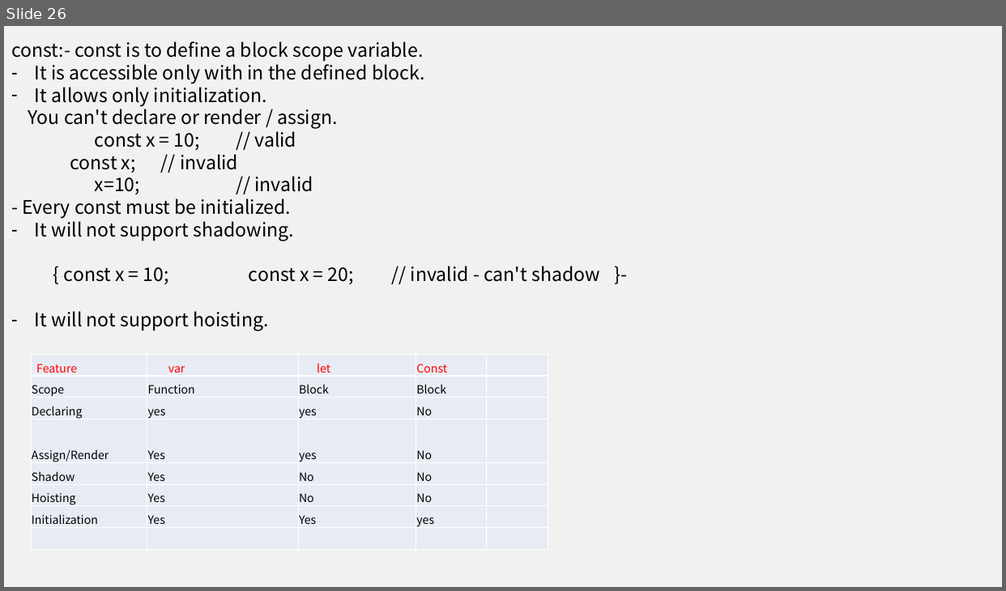
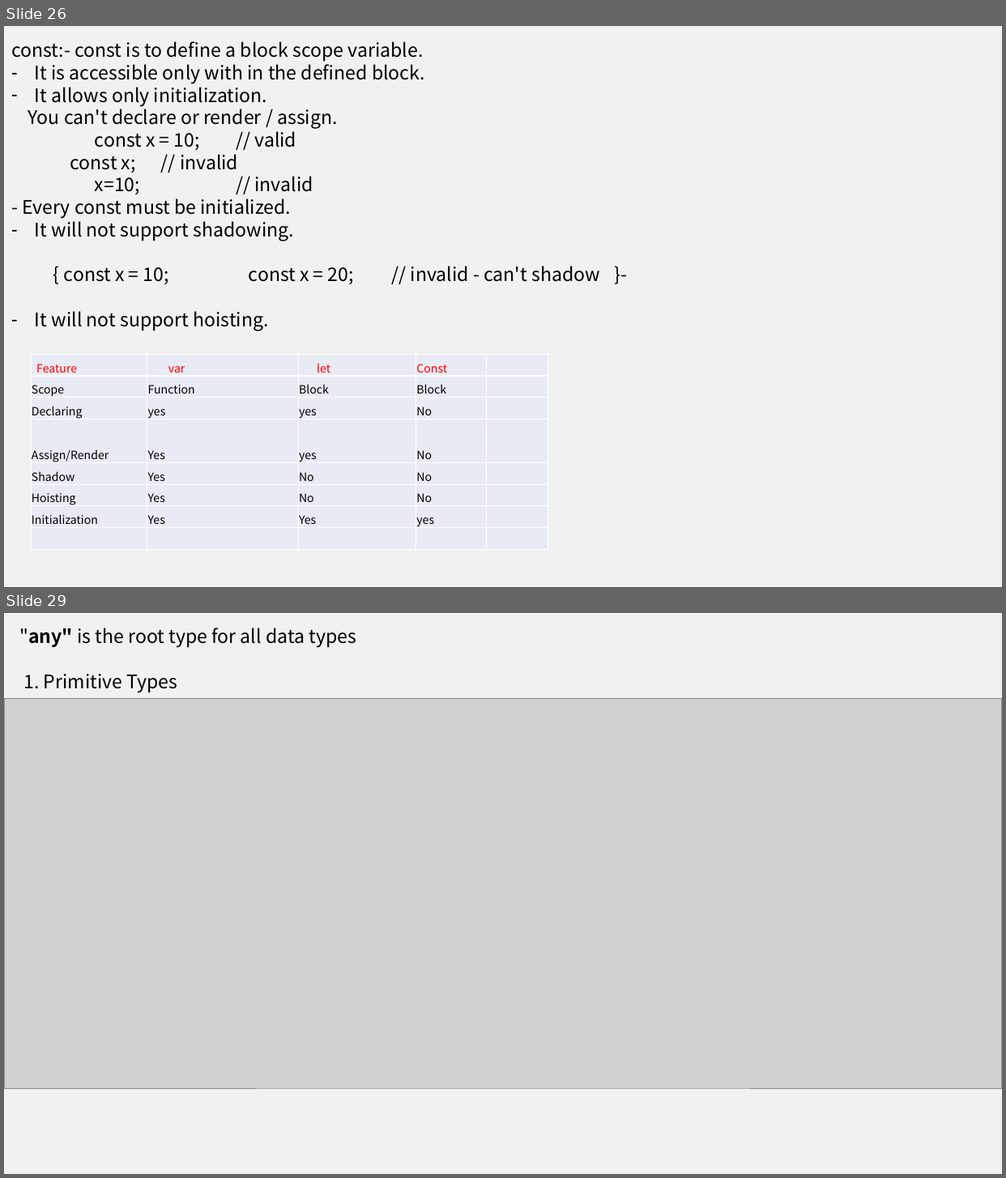
Before and after one commit to vamsisandeep143/AngularCodebaseFebbatch, a slide deck: Angular Training 1.pptx. Shown one above the other, each under a label of ours: slide 26 before the commit, slides 26 and 29 after it; the slides between them are not shown. The pictures are 1006x591 and 1006x1178 pixels, drawn with LibreOffice and Linux fonts; fonts in the diff are those of the drawing; grey boxes stand for pictures. Boxes give left, top, right and bottom in pixels: in the first picture for what was removed or moved away, otherwise in the second. Text is boxed around its words. In the diff, an @@ line names an element or a change of style, - is before the commit and + after.

```diff
--- a/Angular Training 1.pptx
+++ b/Angular Training 1.pptx
@@ slide 29 added at [4,613,1002,1174], background #F2F1F1 @@
@@ text added at [19,628,357,693], 18 pt, text #000000 @@
+"any" is the root type for all data types
+1. Primitive Types
@@ picture added at [4,699,1002,1089] @@
```
Also in this commit, not shown: 1 slide changed, 9 other slides added.
